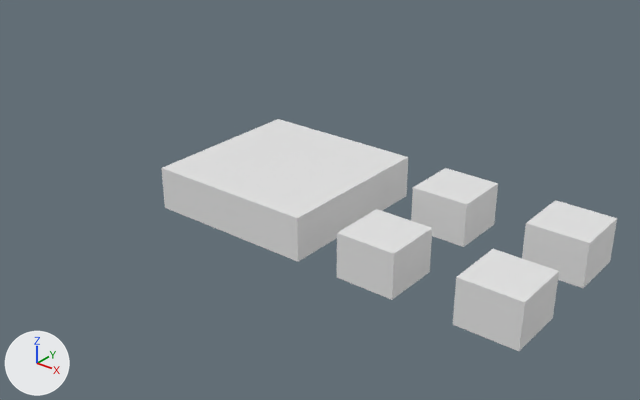
Two versions of the glTF model assets/blocks.glb, one commit apart.
Before and after are seen from a 50 mm lens placed at (2.45, -2.82, 1.82), pointed at (-0.19, 0.49, -0.23). Every picture has the same lights, and +X, +Y and +Z are marked at lower left.

In view in the first picture: 'Basic', 'BasicA'.
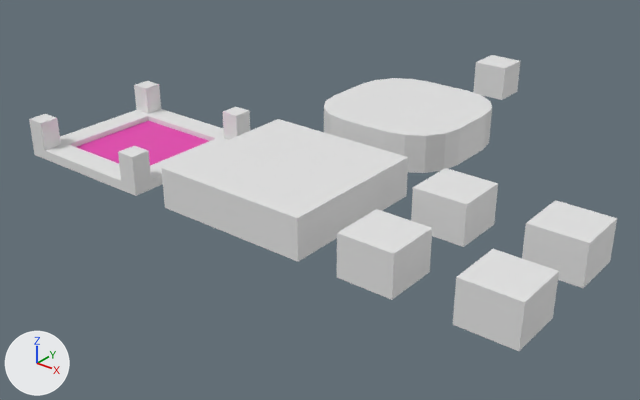
Boxes [x1, y1, x2, y2] around the edits, measured in the pictures (640 x 400 px):
'Rounded', added: after [324, 78, 492, 173]
'Park', added: after [29, 81, 250, 196]
    faces in mat_material_001 (white #e7e7e7): [29, 81, 250, 196]
    faces in mat_foliage (pink #e741b1): [77, 121, 209, 166]
'Little', added: after [473, 55, 520, 100]

The change in detail:
Material 'Material.001' (mat_material_001) is new.
Its base color is (0.8, 0.8, 0.8) (white #e7e7e7).
Material 'Foliage' (mat_foliage) is new.
Its base color is (0.8, 0.0529, 0.44) (pink #e741b1).
Mesh me_cube_005 is new.
It is a box spanning x -0.1..0.1, y -0.1..0.1, z 0.0..0.2.
Mesh me_cube_004 is new.
It has 40 vertices, 76 faces and spans x -0.4..0.4, y -0.4..0.4, z 0.0..0.2.
Mesh me_cube_003 is new.
It has 56 vertices, 108 faces and spans x -0.4..0.4, y -0.4..0.4, z 0.0..0.2.
Faces by material slot: [106, 2].
It uses material mat_material_001 (white #e7e7e7).
It uses material mat_foliage (pink #e741b1).
Object 'Little' (ob_little) is new; it shows me_cube_005.
Its location is (0.0, 2.0, 0.0).
Object 'Rounded' (ob_rounded) is new; it shows me_cube_004.
Its location is (0.0, 1.0, 0.0).
Object 'Park' (ob_park) is new; it shows me_cube_003.
Its location is (-1.0, 0.0, 0.0).
